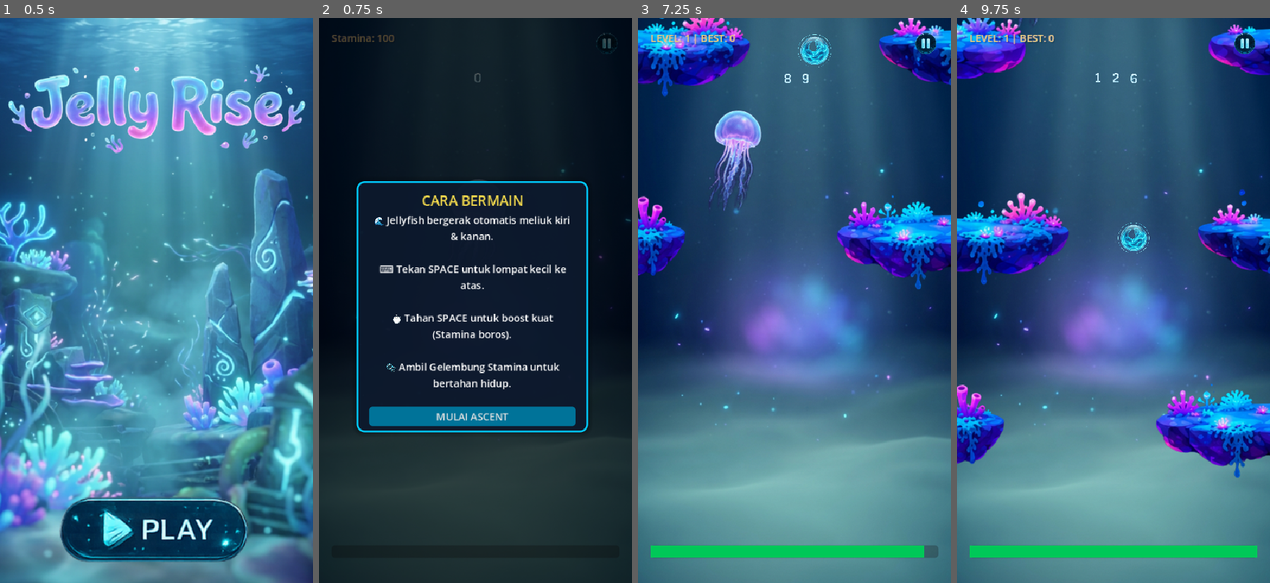
Above: before the commit, frames 1-4 (left to right).
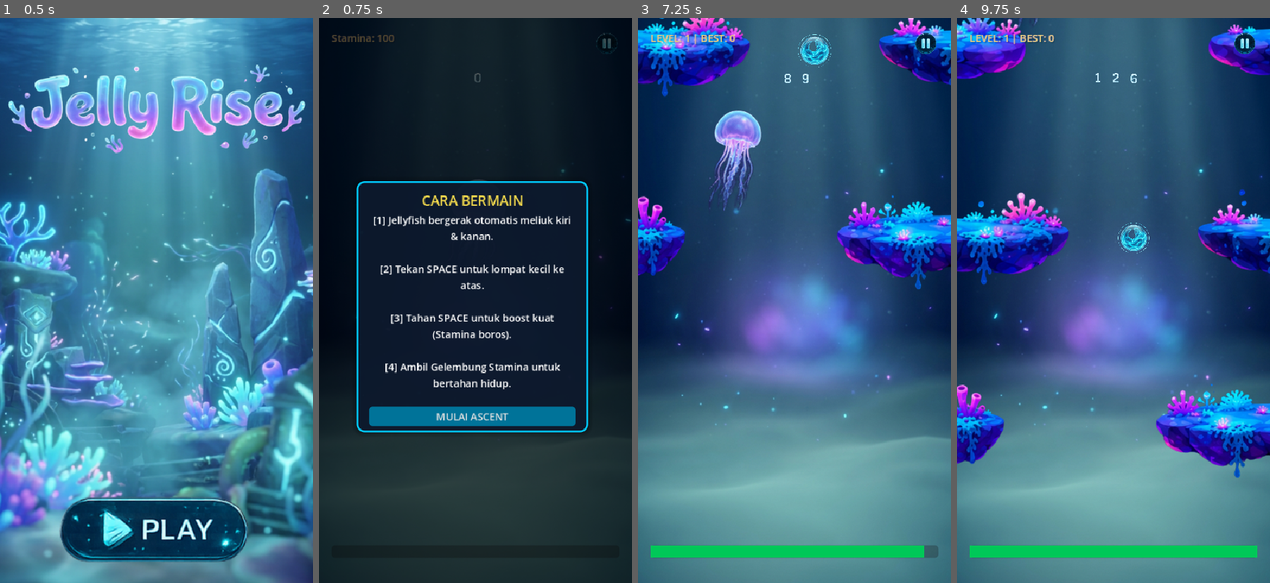
Above: after the commit, the same moments.

Repository: MichelineWL/jelly-rise
Game: Godot game, scene res://main_menu.tscn
The game is run twice, just before and just after one commit, with the same random seed, the same clock (stepped at 60 frames per second) and the same inputs. Sound files missing from this copy of the repository are replaced by a short silence.
Inputs (mouse positions are in pixels of both pictures, inside the frame that each line leads up to):
- Up to frame 1 (0.5 s): no input
- Up to frame 2 (0.75 s): click (475, 532) at 0.5 s
- Up to frame 3 (7.25 s): click "MULAI ASCENT" at 1.25 s; move the mouse to (863, 272) at 2.02 s; click (863, 272) at 2.17 s; tap Space (jump) at 2.27, 3.02, 4.52, 5.27, 6.02 s; move the mouse to (731, 328) at 2.77 s; click (731, 328) at 2.92 s; move the mouse to (825, 176) at 3.52 s; click (825, 176) at 3.67 s; move the mouse to (778, 413) at 4.27 s; click (778, 413) at 4.42 s; move the mouse to (888, 385) at 5.02 s; click (888, 385) at 5.17 s; move the mouse to (700, 215) at 5.77 s; click (700, 215) at 5.92 s; move the mouse to (810, 300) at 6.52 s; click (810, 300) at 6.67 s
- Up to frame 4 (9.75 s): move the mouse to (1066, 159) at 7.27 s; click (1066, 159) at 7.42 s; tap Space (jump) at 7.52, 8.27, 9.02 s; move the mouse to (1182, 272) at 8.02 s; click (1182, 272) at 8.17 s; move the mouse to (1050, 328) at 8.77 s; click (1050, 328) at 8.92 s; move the mouse to (1144, 176) at 9.52 s; click (1144, 176) at 9.67 s

Frame 1 is identical in both runs. In frame 2, 2.2% of the frame differs, in the area x 17-81%, y 34-63%; in frame 3, less than 0.1%; in frame 4, less than 0.1%.

Commit message:
fix: change emoji into numbers in tutorial dialog (html 5 didnt support emoji

Diff:
--- a/main.tscn
+++ b/main.tscn
@@ -278,13 +278,13 @@
 
 [node name="Label2" type="Label" parent="CanvasLayer2/TutorialDialog/Panel/ContentContainer" unique_id=1903864845]
 layout_mode = 2
-text = "🌊 Jellyfish bergerak otomatis meliuk kiri & kanan.
-
-⌨️ Tekan SPACE untuk lompat kecil ke atas.
-
-⏱️ Tahan SPACE untuk boost kuat (Stamina boros).
-
-🫧 Ambil Gelembung Stamina untuk bertahan hidup.
+text = "[1] Jellyfish bergerak otomatis meliuk kiri & kanan.
+
+[2] Tekan SPACE untuk lompat kecil ke atas.
+
+[3] Tahan SPACE untuk boost kuat (Stamina boros).
+
+[4] Ambil Gelembung Stamina untuk bertahan hidup.
 "
 horizontal_alignment = 1
 autowrap_mode = 2
